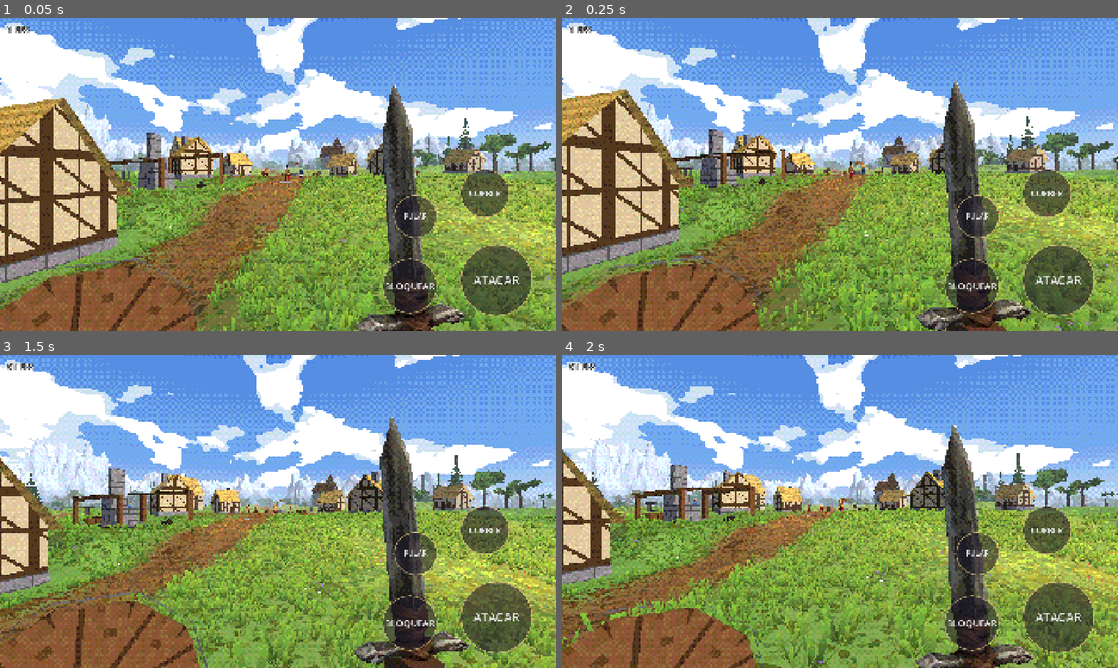
Above: before the commit, frames 1-4 (two rows, left to right).
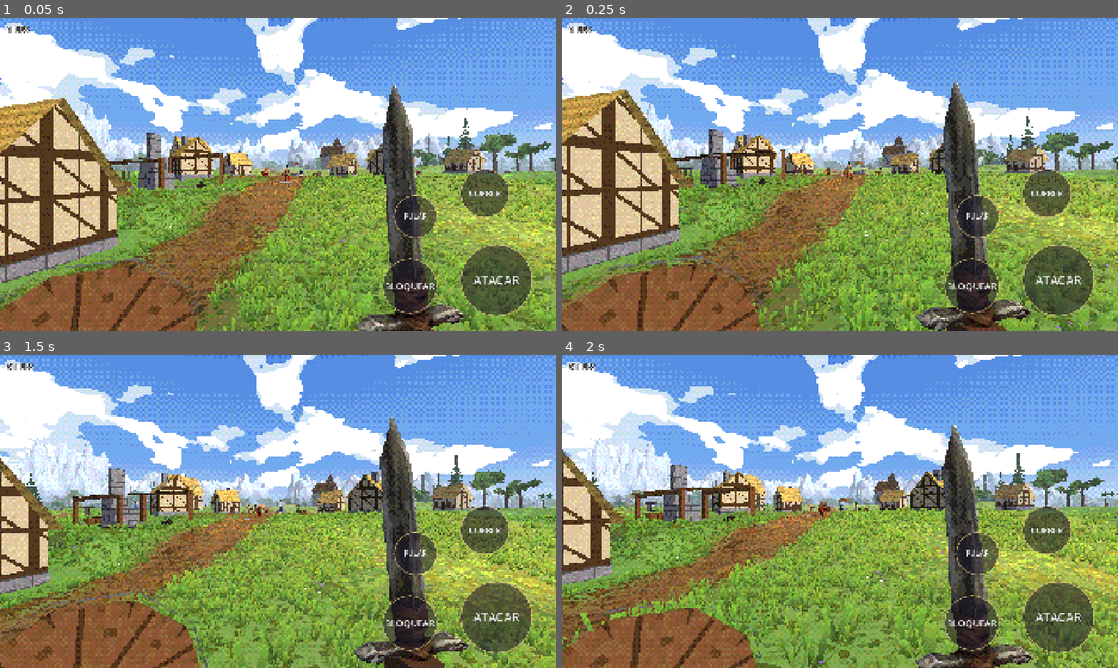
Above: after the commit, the same moments.

Repository: rhfazeredo-ops/Dallarian
Game: Godot game, scene res://cenas/mundo.tscn
Two runs of this game, one before a commit and one after it. Both use one fixed random seed, a clock stepped at 60 frames per second and the inputs below.
Inputs (mouse positions are in pixels of both pictures, inside the frame that each line leads up to):
- Up to frame 1 (0.05 s): no input
- Up to frame 2 (0.25 s): no input
- Up to frame 3 (1.5 s): tap Enter at 0.5 s; move the mouse to (400, 495) at 0.52 s; hold Right (ui_right) 0.53-1.25 s; hold Shift 0.53-1.25 s; click (400, 495) at 0.67 s; tap Space at 0.77 s; drag from (166, 527) to (250, 574) at 1.27 s
- Up to frame 4 (2 s): no input

The runs differ from the first frame. In frame 1, less than 0.1% of the frame differs, in the area x 47-76%, y 47-53%; in frame 2, 0.1%; in frame 3, 0.2%, in the area x 23-57%, y 46-52%; in frame 4, 0.1%.

Commit message:
Moradores mais naturais: lugares, atividades e conversas
- Animação de andar segue a velocidade real: quem trava não fica "andando parado"; desiste e faz outra coisa.
- Vão a lugares de interesse (porta das casas, beira do poço, frente da ferraria, cantos livres) e fazem
  uma atividade: olhar em volta, braços cruzados, mãos atrás das costas, coçar a cabeça, debruçar no poço,
  agachar mexendo no chão.
- Conversas: um convida outro por perto, ficam de frente; quem fala gesticula, quem ouve cruza os braços e
  concorda com a cabeça; trocam a vez; depois cada um segue. Algumas conversas já começam na vila.
- Trocas de pose suaves.

Co-Authored-By: Claude Opus 5.5 <noreply@anthropic.com>
Claude-Session: https://claude.ai/code/session_01WFSuYSG1mTsBiEAWeNGYj8

Diff:
--- a/godot/scripts/mundo.gd
+++ b/godot/scripts/mundo.gd
@@ -66,6 +66,11 @@
 				a = randf() * TAU; p = g[0] + Vector2(cos(a), sin(a)) * randf_range(4.0, g[1] * 0.8)
 			mo.position = Vector3(p.x, altura(p.x, p.y) + 0.3, p.y)
 			mo.montar(self, 1000 + n, g[0], g[1]); n += 1
+	# já começam algumas conversas na vila
+	var vila := []
+	for mo in raiz.get_children():
+		if mo is Morador and Vector2(mo.position.x, mo.position.z).length() < 45.0: vila.append(mo)
+	for k in range(0, mini(vila.size() - 1, 4), 2): vila[k].convidar(vila[k + 1])
 
 # ponto dentro (ou perto) de uma casa?
 func perto_de_casa(x: float, z: float, folga: float) -> bool:
@@ -765,10 +770,19 @@
 			if mo is Morador and k < 5:
 				var q: Vector3 = jogador.global_position + fr * 4.5 + lado * (k - 2) * 1.3
 				mo.global_position = Vector3(q.x, altura(q.x, q.z) + 0.1, q.z); mo.rotation.y = jogador.rotation.y + PI
-				mo._espera = 100.0
-				if args.npc == "anda": mo._espera = 0.0; mo._alvo = Vector2(q.x, q.z) + Vector2(fr.x, fr.z) * -40.0
-				if args.npc == "lado": mo._espera = 0.0; mo._alvo = Vector2(q.x, q.z) + Vector2(lado.x, lado.z) * 40.0
+				mo.estado = "atividade"; mo._tempo_estado = 1000.0; mo._prox_conversa = 1000.0
+				mo.atividade = String(args.npc) if args.npc != "1" else "olhar"
+				mo._olhar_para = Vector2(jogador.global_position.x, jogador.global_position.z)
+				if args.has("perfil"): mo._olhar_para = Vector2(q.x, q.z) + Vector2(lado.x, lado.z) * 10.0; mo.rotation.y = jogador.rotation.y - PI / 2
+				if args.npc == "anda": mo.estado = "andar"; mo._alvo = Vector2(q.x, q.z) + Vector2(fr.x, fr.z) * -40.0
+				if args.npc == "lado": mo.estado = "andar"; mo._alvo = Vector2(q.x, q.z) + Vector2(lado.x, lado.z) * 40.0
 				k += 1
+		if args.npc == "conversa":
+			var ms := []
+			for mo in raiz.get_children(): if mo is Morador and ms.size() < 2: ms.append(mo)
+			for mo in raiz.get_children():
+				if mo is Morador and not (mo in ms): mo.visible = false; mo.process_mode = Node.PROCESS_MODE_DISABLED
+			ms[0]._prox_conversa = 0; ms[1]._prox_conversa = 0; ms[0].convidar(ms[1])
 	if args.has("andar"):        # teste de colisão: anda para a frente N segundos e diz onde parou
 		await get_tree().create_timer(2.0).timeout
 		var ini := jogador.global_position
--- a/godot/scripts/npc.gd
+++ b/godot/scripts/npc.gd
@@ -10,8 +10,6 @@
 var area_raio := 40.0
 var esq: Skeleton3D
 var visual: Node3D
-var _alvo := Vector2.ZERO
-var _espera := 0.0
 var _t := 0.0
 var _fase := 0.0
 var _resto := {}          # osso → pose de repouso global (no espaço do esqueleto)
@@ -60,7 +58,7 @@
 		var i := esq.find_bone(b)
 		if i >= 0: _ids[b] = i; _resto[b] = esq.get_bone_global_rest(i)
 	_fase = rng.randf() * TAU
-	_novo_alvo()
+	_proxima_coisa()
 
 # marca no vértice quanto ele pertence à cabeça (r) e às mãos (g), pelo peso dos ossos — para separar pele
 # de túnica e cabelo de couro, que têm a mesma cor na textura. Feito uma vez e reaproveitado.
@@ -93,74 +91,226 @@
 	nova.surface_set_material(0, mi.mesh.surface_get_material(0))
 	_malhas_prontas[skin] = nova; mi.mesh = nova
 
-func _novo_alvo() -> void:
-	for t in 30:
-		var a := rng.randf() * TAU; var d := sqrt(rng.randf()) * area_raio
-		var p := area_centro + Vector2(cos(a), sin(a)) * d
-		if not m.perto_de_casa(p.x, p.y, 1.2): _alvo = p; return
-	_alvo = area_centro
+# ---------- comportamento ----------
+# estados: "andar" (até um lugar), "atividade" (parado fazendo algo), "conversa" (com outro morador)
+var estado := "atividade"
+var atividade := "olhar"          # olhar, cruzados, debrucar (no poço), agachar, cintura, cocar
+var _alvo := Vector2.ZERO
+var _olhar_para := Vector2.ZERO   # para onde virar quando parado
+var _tempo_estado := 3.0
+var _travado := 0.0
+var par: Morador = null           # com quem conversa
+var falando := false
+var _troca_fala := 0.0
+var _depois_andar := ""           # o que fazer ao chegar: "atividade" ou "conversa"
+var _prox_conversa := 0.0
+
+# lugares de interesse perto da área do morador: [posição, para onde olhar, atividades possíveis]
+func _lugares_de_interesse() -> Array:
+	var l := []
+	for c in m.casas:
+		var p: Vector3 = c[0]
+		var porta := Vector2(p.x, p.z) + Vector2(0, c[3] * 0.5 + 1.3).rotated(-c[1])
+		if porta.distance_to(area_centro) < area_raio:
+			l.append([porta, Vector2(p.x, p.z) + (porta - Vector2(p.x, p.z)) * 3.0, ["olhar", "cruzados", "cintura", "cocar"]])
+	if area_centro.length() < 1.0:
+		for k in 5:
+			var a := TAU * k / 5.0; var q := Vector2(cos(a), sin(a)) * 1.9
+			l.append([q, Vector2.ZERO, ["debrucar"]])
+		var f: Vector2 = m.ferraria_pos
+		if f != Vector2.ZERO: l.append([f + (Vector2.ZERO - f).normalized() * 5.5, f, ["olhar", "cruzados", "cintura"]])
+	for k in 6:                                          # alguns cantos de chão livre
+		var a := rng.randf() * TAU; var q := area_centro + Vector2(cos(a), sin(a)) * rng.randf_range(4.0, area_raio * 0.8)
+		if not m.perto_de_casa(q.x, q.y, 1.5): l.append([q, q + Vector2(rng.randf_range(-1, 1), rng.randf_range(-1, 1)), ["olhar", "agachar", "cruzados"]])
+	return l
+
+func _proxima_coisa() -> void:
+	par = null; falando = false
+	if rng.randf() < 0.75:
+		var l := _lugares_de_interesse()
+		if not l.is_empty():
+			var e: Array = l[rng.randi() % l.size()]
+			_alvo = e[0]; _olhar_para = e[1]
+			var ats: Array = e[2]; atividade = ats[rng.randi() % ats.size()]
+			estado = "andar"; _depois_andar = "atividade"; return
+	estado = "atividade"; atividade = ["olhar", "cruzados", "cintura"][rng.randi() % 3]
+	_olhar_para = Vector2(global_position.x, global_position.z) + Vector2(rng.randf_range(-1, 1), rng.randf_range(-1, 1))
+	_tempo_estado = rng.randf_range(4.0, 9.0)
+
+# convite para conversar: os dois vão para um ponto entre eles e ficam de frente
+func convidar(outro: Morador) -> void:
+	var a := Vector2(global_position.x, global_position.z); var b := Vector2(outro.global_position.x, outro.global_position.z)
+	var meio := (a + b) * 0.5; var d := (b - a).normalized()
+	if d.length() < 0.1: d = Vector2(1, 0)
+	var dur := rng.randf_range(10.0, 22.0)
+	_ir_conversar(outro, meio - d * 0.65, meio, dur, true)
+	outro._ir_conversar(self, meio + d * 0.65, meio, dur, false)
+
+func _ir_conversar(outro: Morador, ponto: Vector2, meio: Vector2, dur: float, comeca: bool) -> void:
+	par = outro; _alvo = ponto; _olhar_para = meio; estado = "andar"; _depois_andar = "conversa"
+	_tempo_estado = dur; falando = comeca; _troca_fala = rng.randf_range(2.0, 4.0)
+
+func livre_para_conversar() -> bool:
+	return par == null and (estado == "atividade" or estado == "andar") and _prox_conversa <= 0.0
 
 func _physics_process(delta: float) -> void:
 	if m == null: return
-	_t += delta
+	_t += delta; _prox_conversa -= delta
 	var p := Vector2(global_position.x, global_position.z)
-	var anda := 0.0
-	if _espera > 0.0:
-		_espera -= delta
-		velocity.x = 0; velocity.z = 0
-	else:
-		var d := _alvo - p
-		if d.length() < 0.6:
-			_espera = rng.randf_range(2.0, 7.0); _novo_alvo()
-		else:
-			var dir := d.normalized()
-			velocity.x = dir.x * VEL; velocity.z = dir.y * VEL
-			var alvo_ang := atan2(-dir.x, -dir.y)
-			rotation.y = lerp_angle(rotation.y, alvo_ang, 1.0 - exp(-5.0 * delta))
-			anda = 1.0
-	velocity.y = 0.0
+	var quer_andar := false
+	match estado:
+		"andar":
+			var d := _alvo - p
+			if d.length() < 0.35:
+				if _depois_andar == "conversa":
+					estado = "conversa"
+				else:
+					estado = "atividade"; _tempo_estado = rng.randf_range(6.0, 15.0)
+			else:
+				var dir := d.normalized()
+				velocity = Vector3(dir.x, 0, dir.y) * VEL
+				_virar_para(p + dir, delta, 6.0)
+				quer_andar = true
+		"atividade":
+			velocity = Vector3.ZERO
+			_virar_para(_olhar_para, delta, 2.5)
+			_tempo_estado -= delta
+			if _tempo_estado <= 0.0: _proxima_coisa()
+			elif _prox_conversa <= 0.0 and rng.randf() < delta * 0.12: _procurar_conversa()
+		"conversa":
+			velocity = Vector3.ZERO
+			if par == null or not is_instance_valid(par) or par.par != self:
+				_prox_conversa = 8.0; _proxima_coisa()
+			else:
+				if par.estado == "conversa": _virar_para(Vector2(par.global_position.x, par.global_position.z), delta, 4.0)
+				else: _virar_para(_olhar_para, delta, 4.0)
+				_troca_fala -= delta
+				if _troca_fala <= 0.0 and falando and par.estado == "conversa":
+					falando = false; par.falando = true; _troca_fala = rng.randf_range(2.5, 5.0); par._troca_fala = _troca_fala
+				_tempo_estado -= delta
+				if _tempo_estado <= 0.0:
+					var o := par; _prox_conversa = rng.randf_range(15.0, 30.0); _proxima_coisa()
+					if is_instance_valid(o) and o.par == self: o._prox_conversa = rng.randf_range(15.0, 30.0); o._proxima_coisa()
 	move_and_slide()
-	global_position.y = m.altura_malha(global_position.x, global_position.z)   # pés sempre no chão
-	if anda > 0.0 and get_real_velocity().length() < 0.2 and _t > 1.0:
-		_novo_alvo()                                   # travou em algo: escolhe outro lugar
-	_animar(delta, anda)
+	global_position.y = m.altura_malha(global_position.x, global_position.z)
+	# travou (andando sem sair do lugar): desiste e escolhe outra coisa — nunca "anda parado"
+	var vel_real := Vector2(get_real_velocity().x, get_real_velocity().z).length()
+	if quer_andar and vel_real < 0.3: _travado += delta
+	else: _travado = 0.0
+	if _travado > 0.8:
+		_travado = 0.0
+		if _depois_andar == "conversa" and par: estado = "conversa"          # já está perto o bastante
+		else: estado = "atividade"; atividade = "olhar"; _tempo_estado = rng.randf_range(2.0, 4.0); _olhar_para = _alvo
+	_animar(delta, clampf(vel_real / VEL, 0.0, 1.0))
+
+func _virar_para(alvo: Vector2, delta: float, vel: float) -> void:
+	var d := alvo - Vector2(global_position.x, global_position.z)
+	if d.length() < 0.05: return
+	rotation.y = lerp_angle(rotation.y, atan2(-d.x, -d.y), 1.0 - exp(-vel * delta))
+
+func _procurar_conversa() -> void:
+	var melhor: Morador = null; var dm := 14.0
+	for o in get_parent().get_children():
+		if o is Morador and o != self and o.livre_para_conversar():
+			var dd := global_position.distance_to(o.global_position)
+			if dd < dm: dm = dd; melhor = o
+	if melhor: convidar(melhor)
 
 # ---------- animação nos ossos ----------
-# no espaço do esqueleto (antes do giro do modelo): frente = +X, cima = +Y; giro em Z positivo leva para a frente
+# no espaço do esqueleto: frente = +X, cima = +Y. Giro +Z leva um membro que aponta para baixo para a frente
+# (e inclina o tronco/cabeça para trás); braços: giro em X fecha o braço junto ao corpo (L: -, R: +).
+const OSSOS := ["Hip", "Pelvis", "Waist", "Spine01", "Spine02", "L_Thigh", "R_Thigh", "L_Calf", "R_Calf", "L_Upperarm", "R_Upperarm", "L_Forearm", "R_Forearm", "NeckTwist01", "Head"]
+var _pose := {}            # osso → Quaternion atual (suavizado)
+var _hip_y := 0.0
 var _anda_suave := 0.0
+
+func _q(eixo: Vector3, ang: float) -> Quaternion: return Quaternion(eixo, ang)
+func _zx(z: float, x: float) -> Quaternion: return _q(Vector3(0, 0, 1), z) * _q(Vector3(1, 0, 0), x)
+
 func _animar(delta: float, anda: float) -> void:
-	_anda_suave = lerp(_anda_suave, anda, 1.0 - exp(-6.0 * delta))
+	_anda_suave = lerp(_anda_suave, anda, 1.0 - exp(-8.0 * delta))
 	var a := _anda_suave
 	_fase += delta * TAU * 0.95 * a
 	var s := sin(_fase); var c := cos(_fase)
-	var resp := sin(_t * 1.4 + _fase)
-	var rots := {}
-	rots["L_Thigh"] = Basis(Vector3(0, 0, 1), 0.42 * s * a)
-	rots["R_Thigh"] = Basis(Vector3(0, 0, 1), -0.42 * s * a)
-	rots["L_Calf"] = Basis(Vector3(0, 0, 1), -0.6 * max(0.0, -c) * a)      # joelho dobra para trás
-	rots["R_Calf"] = Basis(Vector3(0, 0, 1), -0.6 * max(0.0, c) * a)
-	# braços (já em pose A no modelo): descem um pouco mais, colados ao corpo, e balançam ao contrário das pernas
-	rots["L_Upperarm"] = Basis(Vector3(0, 0, 1), -0.35 * s * a) * Basis(Vector3(1, 0, 0), -0.32 + resp * 0.015)
-	rots["R_Upperarm"] = Basis(Vector3(0, 0, 1), 0.35 * s * a) * Basis(Vector3(1, 0, 0), 0.32 - resp * 0.015)
-	rots["L_Forearm"] = Basis(Vector3(0, 0, 1), 0.15 + 0.2 * a)            # cotovelo dobra para a frente
-	rots["R_Forearm"] = Basis(Vector3(0, 0, 1), 0.15 + 0.2 * a)
-	rots["Spine01"] = Basis(Vector3(0, 1, 0), 0.08 * s * a) * Basis(Vector3(0, 0, 1), 0.02 * resp)
-	rots["Head"] = Basis(Vector3(0, 1, 0), sin(_t * 0.3 + _fase) * 0.35 * (1.0 - a))   # olha em volta parado
-	# aplica: pose global = rotação (no ponto do osso) * repouso; local = global do pai⁻¹ * global
-	var glob := {}
-	for b in ["Hip", "Pelvis", "Waist", "Spine01", "Spine02", "L_Thigh", "R_Thigh", "L_Calf", "R_Calf", "L_Upperarm", "R_Upperarm", "L_Forearm", "R_Forearm", "NeckTwist01", "Head"]:
+	var resp := sin(_t * 1.4 + _fase * 0.1)
+	var alvo := {}
+	var hip := 0.0
+	# base: em pé, braços soltos junto ao corpo
+	alvo["L_Upperarm"] = _zx(0.0, -0.32 + resp * 0.015); alvo["R_Upperarm"] = _zx(0.0, 0.32 - resp * 0.015)
+	alvo["L_Forearm"] = _q(Vector3(0, 0, 1), 0.15); alvo["R_Forearm"] = _q(Vector3(0, 0, 1), 0.15)
+	alvo["Spine01"] = _q(Vector3(0, 0, 1), 0.02 * resp)
+	if estado == "conversa" and par and par.estado == "conversa":
+		if falando:      # gesticula: uma mão sobe e mexe, a outra acompanha um pouco; cabeça balança
+			var g := sin(_t * 3.1) * 0.5 + 0.5; var g2 := sin(_t * 2.3 + 1.0)
+			alvo["R_Upperarm"] = _zx(0.55 + 0.15 * g2, 0.2)
+			alvo["R_Forearm"] = _q(Vector3(0, 0, 1), 1.2 + 0.35 * g)
+			alvo["L_Upperarm"] = _zx(0.25 + 0.1 * sin(_t * 1.7), -0.25)
+			alvo["L_Forearm"] = _q(Vector3(0, 0, 1), 0.7 + 0.2 * sin(_t * 2.0))
+			alvo["Head"] = _q(Vector3(0, 1, 0), sin(_t * 0.9) * 0.12) * _q(Vector3(0, 0, 1), sin(_t * 4.0) * 0.05)
+		else:            # escuta: braços cruzados ou na cintura e balança a cabeça concordando de vez em quando
+			_pose_cruzados(alvo, resp)
+			alvo["Head"] = _q(Vector3(0, 0, 1), -0.06 + (sin(_t * 5.0) * 0.08 if sin(_t * 0.7) > 0.6 else 0.0))
+	elif estado == "atividade":
+		match atividade:
+			"olhar":
+				alvo["Head"] = _q(Vector3(0, 1, 0), sin(_t * 0.35) * 0.55) * _q(Vector3(0, 0, 1), sin(_t * 0.23) * 0.06)
+				alvo["Spine01"] = _q(Vector3(0, 1, 0), sin(_t * 0.35) * 0.12)
+			"cruzados":
+				_pose_cruzados(alvo, resp)
+				alvo["Head"] = _q(Vector3(0, 1, 0), sin(_t * 0.25) * 0.3)
+			"cintura":       # mãos atrás das costas, peso numa perna
+				alvo["L_Upperarm"] = _zx(-0.35, -0.42); alvo["R_Upperarm"] = _zx(-0.35, 0.42)
+				alvo["L_Forearm"] = _q(Vector3(0, 0, 1), 0.5) * _q(Vector3(1, 0, 0), -0.6)
+				alvo["R_Forearm"] = _q(Vector3(0, 0, 1), 0.5) * _q(Vector3(1, 0, 0), 0.6)
+				alvo["Pelvis"] = _q(Vector3(1, 0, 0), 0.05)
+				alvo["Head"] = _q(Vector3(0, 1, 0), sin(_t * 0.3) * 0.4)
+			"cocar":         # coça a cabeça com uma mão
+				alvo["R_Upperarm"] = _zx(1.9, 0.45); alvo["R_Forearm"] = _q(Vector3(0, 0, 1), 1.9 + sin(_t * 9.0) * 0.12)
+				alvo["Head"] = _q(Vector3(0, 0, 1), -0.08) * _q(Vector3(0, 1, 0), 0.15)
+			"debrucar":      # apoiado na beira do poço, olhando para dentro
+				alvo["Spine01"] = _q(Vector3(0, 0, 1), -0.45); alvo["Spine02"] = _q(Vector3(0, 0, 1), -0.15)
+				alvo["L_Upperarm"] = _zx(0.9, -0.15); alvo["R_Upperarm"] = _zx(0.9, 0.15)
+				alvo["L_Forearm"] = _q(Vector3(0, 0, 1), 0.2); alvo["R_Forearm"] = _q(Vector3(0, 0, 1), 0.2)
+				alvo["Head"] = _q(Vector3(0, 0, 1), -0.3)
+			"agachar":       # agachado mexendo em algo no chão
+				hip = -0.32
+				alvo["L_Thigh"] = _q(Vector3(0, 0, 1), 1.25); alvo["R_Thigh"] = _q(Vector3(0, 0, 1), 0.95)
+				alvo["L_Calf"] = _q(Vector3(0, 0, 1), -2.0); alvo["R_Calf"] = _q(Vector3(0, 0, 1), -1.5)
+				alvo["Spine01"] = _q(Vector3(0, 0, 1), -0.35)
+				alvo["R_Upperarm"] = _zx(0.9 + sin(_t * 2.5) * 0.15, 0.1); alvo["R_Forearm"] = _q(Vector3(0, 0, 1), 0.4)
+				alvo["L_Upperarm"] = _zx(0.5, -0.1); alvo["L_Forearm"] = _q(Vector3(0, 0, 1), 0.9)
+				alvo["Head"] = _q(Vector3(0, 0, 1), -0.35)
+	# caminhada por cima (pesa conforme a velocidade de verdade)
+	if a > 0.01:
+		var sw := {}
+		sw["L_Thigh"] = _q(Vector3(0, 0, 1), 0.42 * s); sw["R_Thigh"] = _q(Vector3(0, 0, 1), -0.42 * s)
+		sw["L_Calf"] = _q(Vector3(0, 0, 1), -0.6 * max(0.0, -c)); sw["R_Calf"] = _q(Vector3(0, 0, 1), -0.6 * max(0.0, c))
+		sw["L_Upperarm"] = _zx(-0.35 * s, -0.32); sw["R_Upperarm"] = _zx(0.35 * s, 0.32)
+		sw["L_Forearm"] = _q(Vector3(0, 0, 1), 0.35); sw["R_Forearm"] = _q(Vector3(0, 0, 1), 0.35)
+		sw["Spine01"] = _q(Vector3(0, 1, 0), 0.08 * s); sw["Head"] = Quaternion()
+		for k in sw.keys():
+			alvo[k] = (alvo[k] if alvo.has(k) else Quaternion()).slerp(sw[k], a)
+		hip = lerp(hip, abs(s) * 0.012 - 0.006, a)
+	# suaviza a troca de poses e aplica
+	var f := 1.0 - exp(-7.0 * delta)
+	for b in OSSOS:
+		var q0: Quaternion = _pose.get(b, Quaternion())
+		var q1: Quaternion = alvo.get(b, Quaternion())
+		_pose[b] = q0.slerp(q1, f)
+	_hip_y = lerp(_hip_y, hip, f)
+	for b in OSSOS:
 		if not _ids.has(b): continue
 		var i: int = _ids[b]
 		var pai := esq.get_bone_parent(i)
 		var pg: Transform3D = esq.get_bone_global_pose(pai) if pai >= 0 else Transform3D.IDENTITY
-		var resto: Transform3D = _resto[b]
 		var pai_resto: Transform3D = esq.get_bone_global_rest(pai) if pai >= 0 else Transform3D.IDENTITY
-		# repouso levado pelo pai já animado
-		var g: Transform3D = pg * pai_resto.affine_inverse() * resto
-		if rots.has(b): g.basis = rots[b] * g.basis
+		var g: Transform3D = pg * pai_resto.affine_inverse() * _resto[b]
+		g.basis = Basis(_pose[b]) * g.basis
+		if b == "Hip": g.origin += Vector3(0, _hip_y, 0)
 		var loc := pg.affine_inverse() * g
 		esq.set_bone_pose_position(i, loc.origin); esq.set_bone_pose_rotation(i, loc.basis.get_rotation_quaternion())
-	# bob do quadril ao andar
-	if _ids.has("Hip"):
-		var i: int = _ids["Hip"]
-		esq.set_bone_pose_position(i, esq.get_bone_rest(i).origin + Vector3(0, abs(s) * 0.012 * a - 0.006 * a, 0))
+
+func _pose_cruzados(alvo: Dictionary, resp: float) -> void:
+	alvo["L_Upperarm"] = _zx(0.45, -0.55 + resp * 0.02); alvo["R_Upperarm"] = _zx(0.45, 0.55 - resp * 0.02)
+	alvo["L_Forearm"] = _q(Vector3(0, 0, 1), 1.75) * _q(Vector3(1, 0, 0), -0.5)
+	alvo["R_Forearm"] = _q(Vector3(0, 0, 1), 1.75) * _q(Vector3(1, 0, 0), 0.5)
Not shown, changed: .claude/skills/time-jogos-godot/tecnicas.md
